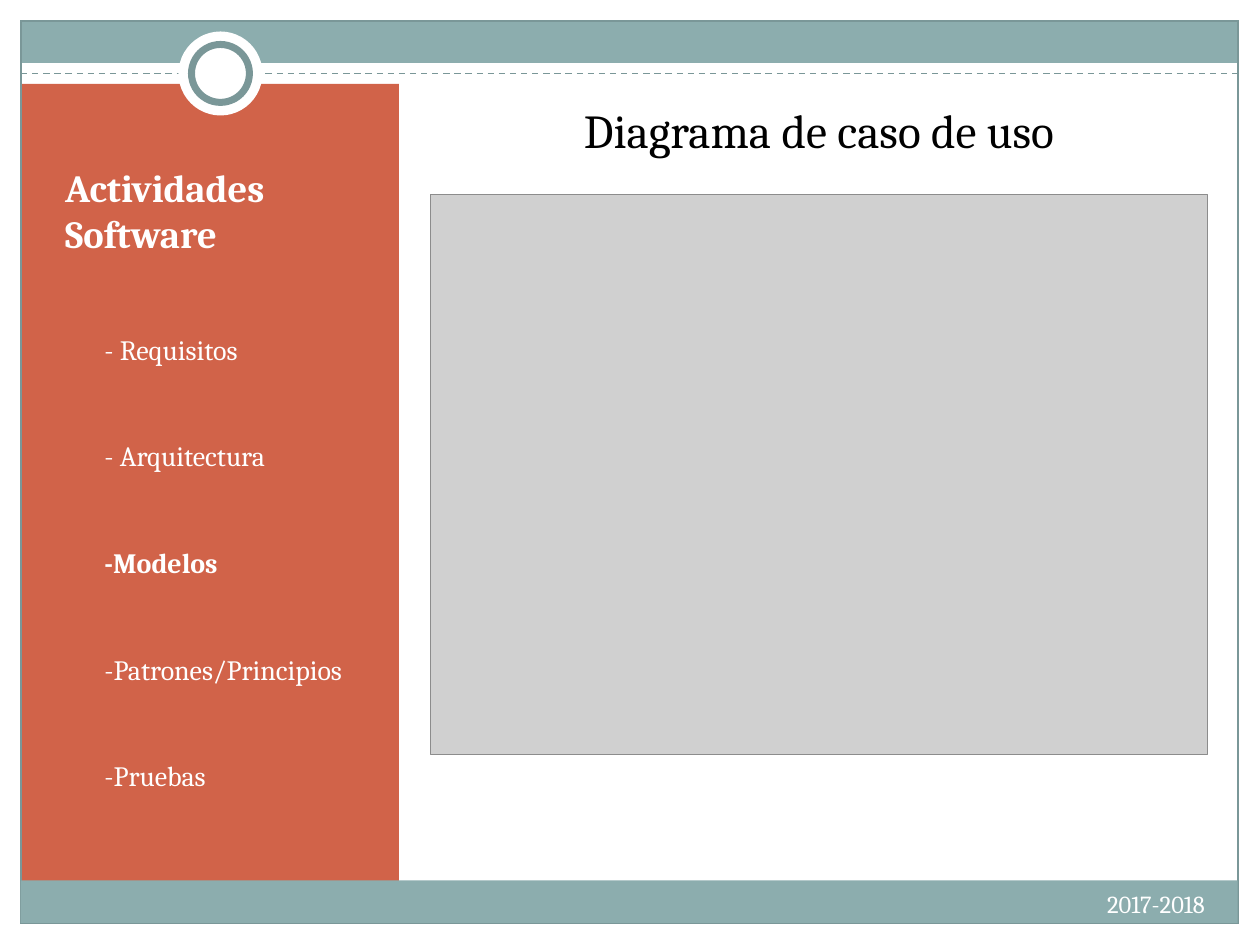
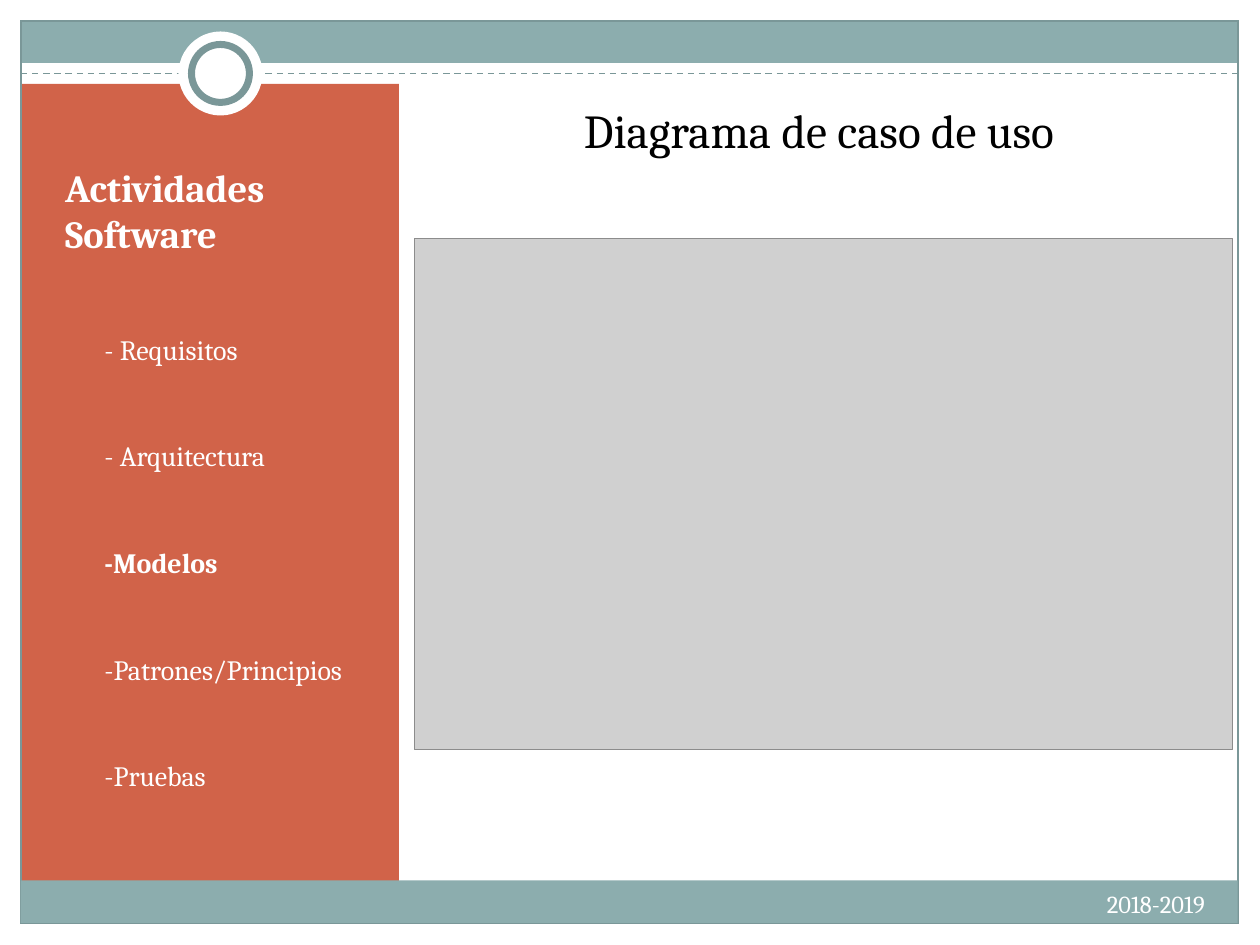
Before and after one commit to albertoaguileram/dsd, a slide deck: slide 11 of presentacionfinal.pptx. Drawn at 1260x945 pixels with LibreOffice and Linux fonts; fonts in the diff are those of the drawing; grey boxes stand for pictures. Boxes give left, top, right and bottom in pixels: in the first picture for what was removed or moved away, otherwise in the second. Text is boxed around its words. In the diff, an @@ line names an element or a change of style, - is before the commit and + after.

```diff
--- a/presentacionfinal.pptx
+++ b/presentacionfinal.pptx
@@ picture resized from (x1=431, y1=194, x2=1208, y2=753) to (x1=415, y1=238, x2=1234, y2=750) @@
@@ text at (x1=1107, y1=896, x2=1205, y2=913): text changed @@
-2017-2018
+2018-2019
```
Also in this commit, not shown: 18 other slides changed.
